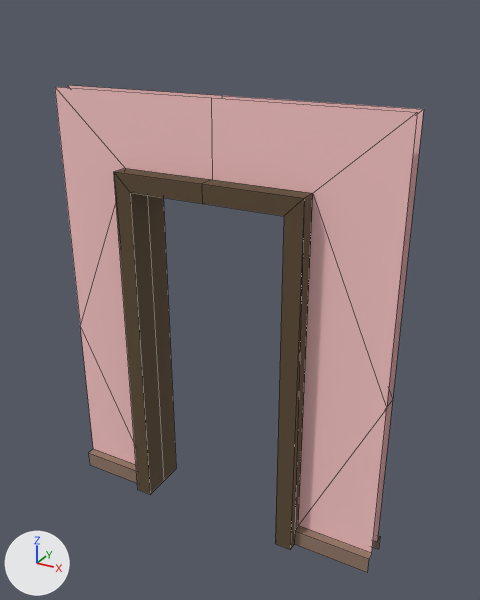
The FBX model Content/Game_Art/FBX/Archi/SM_Cadre_porte_Double_1x2.fbx: old version first, new version second.
One viewpoint serves both versions: a camera (50 mm lens) standing at (0.73, -1.9, 2.9) and looking at (-0.9, 1.06, 1.41). The lights are fixed; the arrows at lower left show +X, +Y and +Z. Mesh edges are drawn as thin lines. Where no turn or scale is listed for an object, it has been applied to the vertices.

The first picture shows 'SM_Cadre_porte_Double_1x2'.
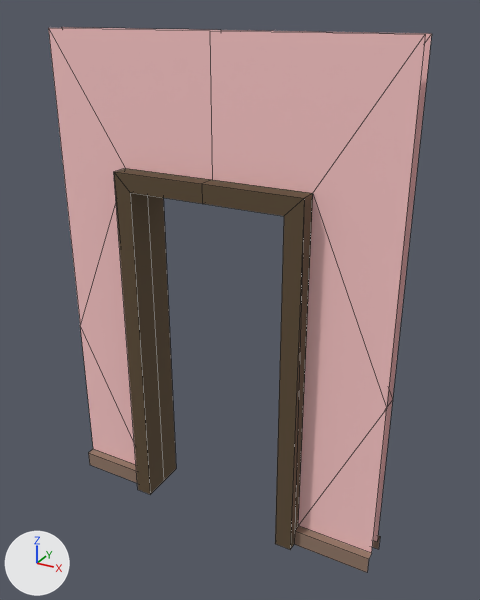
Changed parts and their boxes [x1, y1, x2, y2] in the pictures (480 x 600 px; the box of a moved part takes in the faces that stretch with it):
'SM_Cadre_porte_Double_1x2', reshaped (12% taller): before [55, 85, 424, 572]; after [48, 27, 432, 572]
part 1 of me_mesh, moved or reshaped: before [55, 85, 424, 409]; after [48, 27, 432, 409]

Edits to the bpy script that builds the scene:
```text
Change me_mesh:
    where me_mesh.from_pydata(...)  # 65 vertices, 52 faces; spans x -2.0..0.0, y 0.85..1.15, z 0.0..2.5
    used by ob_sm_cadre_porte_double_1x2; location = (0.0, 0.0, 0.0)
    before: 0 (-2.0, 0.95, 2.5) at pixel (54, 86), 3 (-1.0, 0.95, 2.5) at pixel (211, 97), 10 (0.0, 0.95, 2.5) at pixel (417, 112), 33 (-1.0, 1.05, 2.5) at pixel (221, 95), 36 (0.0, 1.05, 2.5) at pixel (423, 109)
    before: 37 (-2.0, 1.05, 2.5) at pixel (67, 85)
    me_mesh part 1
    add for i in [0, 3, 10, 33, 36, 37]: me_mesh.vertices[i].co += Vector((0.0, 0.0, 0.3))
```
